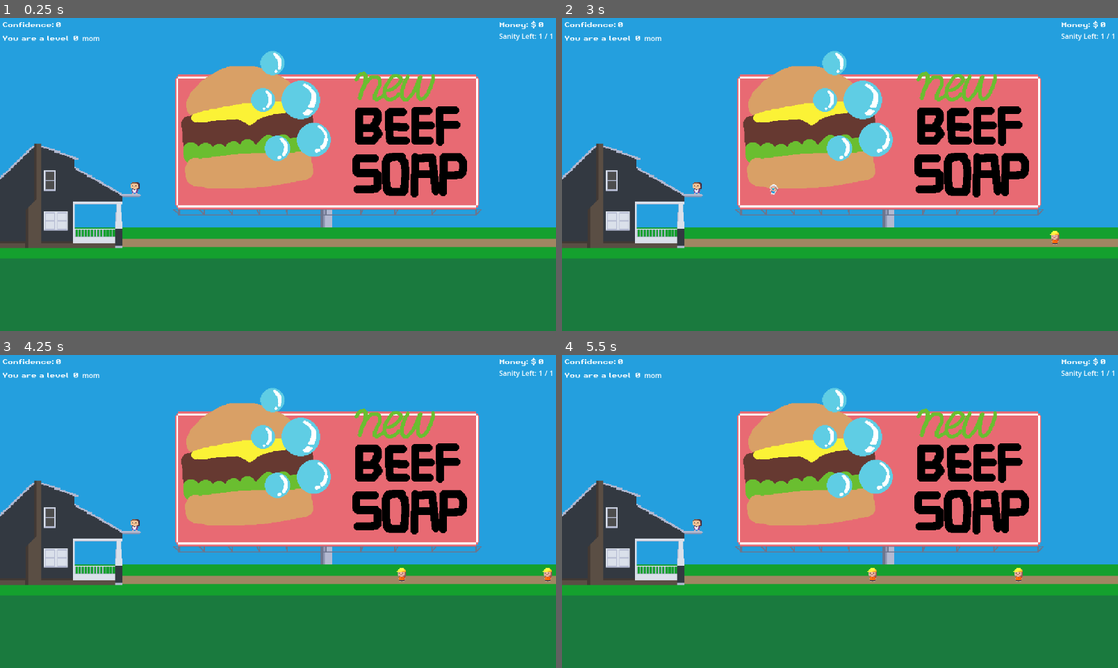
Above: before the commit, frames 1-4 (two rows, left to right).
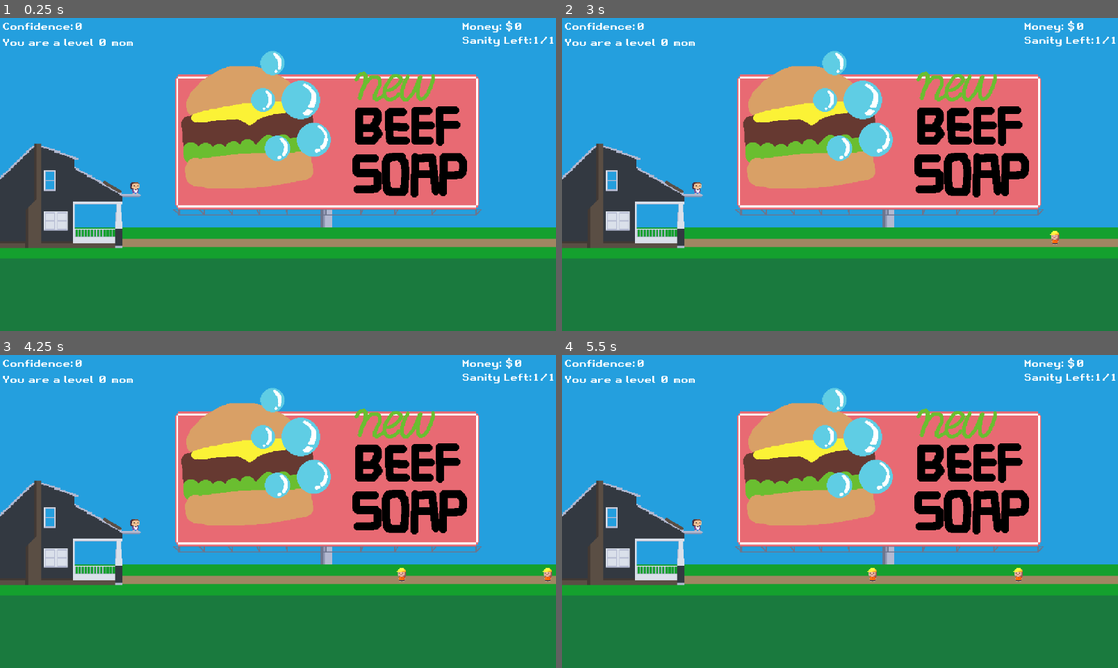
Above: after the commit, the same moments.

Repository: HypotheticalWhale/BabyThrowingSim
Game: Godot game, scene res://Scenes/Main.tscn
Two runs of this game, one before a commit and one after it. Both use one fixed random seed, a clock stepped at 60 frames per second and the inputs below.
Inputs (mouse positions are in pixels of both pictures, inside the frame that each line leads up to):
- Up to frame 1 (0.25 s): no input
- Up to frame 2 (3 s): click (578, 221) at 0.5 s; click (578, 221) at 1.25 s; click (578, 221) at 2 s; move the mouse to (962, 158) at 2.77 s; hold Space (shoot) from 2.78 s (still down)
- Up to frame 3 (4.25 s): move the mouse to (166, 527) at 3.52 s; release Space (shoot) at 3.53 s; tap Space (shoot) at 3.6 s
- Up to frame 4 (5.5 s): move the mouse to (895, 442) at 4.27 s; hold Space (shoot) 4.28-5.03 s; move the mouse to (812, 574) at 5.02 s; tap Space (shoot) at 5.1 s

The runs differ from the first frame. In frame 1, 1.1% of the frame differs, in the area x 0-100%, y 0-57%; in frame 2, 1.1%; in frame 3, 1.1%; in frame 4, 1.1%.

Commit message:
stuff... sorry future me

Diff:
--- a/Player/Player.tscn
+++ b/Player/Player.tscn
@@ -6,13 +6,93 @@
 [sub_resource type="CapsuleShape2D" id="CapsuleShape2D_okdm2"]
 height = 274.0
 
+[sub_resource type="Animation" id="Animation_l2hnj"]
+resource_name = "to_trapdoor"
+length = 0.5
+tracks/0/type = "value"
+tracks/0/imported = false
+tracks/0/enabled = true
+tracks/0/path = NodePath(".:position")
+tracks/0/interp = 1
+tracks/0/loop_wrap = true
+tracks/0/keys = {
+"times": PackedFloat32Array(0, 0.5),
+"transitions": PackedFloat32Array(1, 1),
+"update": 0,
+"values": [Vector2(183, 219), Vector2(120, 219)]
+}
+tracks/1/type = "value"
+tracks/1/imported = false
+tracks/1/enabled = true
+tracks/1/path = NodePath("Sprite:frame")
+tracks/1/interp = 1
+tracks/1/loop_wrap = true
+tracks/1/keys = {
+"times": PackedFloat32Array(0, 0.5),
+"transitions": PackedFloat32Array(1, 1),
+"update": 1,
+"values": [0, 1]
+}
+
+[sub_resource type="Animation" id="Animation_dsqn7"]
+length = 0.001
+tracks/0/type = "value"
+tracks/0/imported = false
+tracks/0/enabled = true
+tracks/0/path = NodePath(".:position")
+tracks/0/interp = 1
+tracks/0/loop_wrap = true
+tracks/0/keys = {
+"times": PackedFloat32Array(0),
+"transitions": PackedFloat32Array(1),
+"update": 0,
+"values": [Vector2(183, 219)]
+}
+tracks/1/type = "value"
+tracks/1/imported = false
+tracks/1/enabled = true
+tracks/1/path = NodePath("Sprite:frame")
+tracks/1/interp = 1
+tracks/1/loop_wrap = true
+tracks/1/keys = {
+"times": PackedFloat32Array(0),
+"transitions": PackedFloat32Array(1),
+"update": 1,
+"values": [2]
+}
+
+[sub_resource type="Animation" id="Animation_w7pcf"]
+resource_name = "to_interior"
+length = 0.2
+tracks/0/type = "value"
+tracks/0/imported = false
+tracks/0/enabled = true
+tracks/0/path = NodePath(".:position")
+tracks/0/interp = 1
+tracks/0/loop_wrap = true
+tracks/0/keys = {
+"times": PackedFloat32Array(0, 0.2),
+"transitions": PackedFloat32Array(1, 1),
+"update": 0,
+"values": [Vector2(40, 219), Vector2(60, 294)]
+}
+
+[sub_resource type="AnimationLibrary" id="AnimationLibrary_wydrd"]
+_data = {
+"RESET": SubResource("Animation_dsqn7"),
+"to_interior": SubResource("Animation_w7pcf"),
+"to_trapdoor": SubResource("Animation_l2hnj")
+}
+
 [node name="Player" type="Node2D"]
+position = Vector2(183, 219)
 script = ExtResource("1_ynasf")
 
 [node name="Sprite" type="Sprite2D" parent="."]
 texture = ExtResource("2_ofyms")
 hframes = 2
 vframes = 2
+frame = 2
 
 [node name="reload_timer" type="Timer" parent="."]
 one_shot = true
@@ -30,6 +110,11 @@
 [node name="ProjectilePos" type="Marker2D" parent="."]
 position = Vector2(16, 0)
 
+[node name="AnimationPlayer" type="AnimationPlayer" parent="."]
+libraries = {
+"": SubResource("AnimationLibrary_wydrd")
+}
+
 [connection signal="timeout" from="reload_timer" to="." method="_on_reload_timer_timeout"]
 [connection signal="body_entered" from="Hurtbox" to="." method="_on_hitbox_body_entered"]
 [connection signal="timeout" from="freeze_enemy_timer" to="." method="_on_freeze_enemy_timer_timeout"]
--- a/Scenes/Main.tscn
+++ b/Scenes/Main.tscn
@@ -12,16 +12,39 @@
 [ext_resource type="Texture2D" uid="uid://x44fejyn8kdg" path="res://assets/BeefSoapAd.png" id="4_onrnb"]
 [ext_resource type="Texture2D" uid="uid://c6wu4ks0moel7" path="res://assets/DamageRack.png" id="5_2vydq"]
 [ext_resource type="Texture2D" uid="uid://bimjbvl02s345" path="res://assets/PorchFacade.png" id="7_r06g6"]
+[ext_resource type="Texture2D" uid="uid://bxkb3tvqnnb7n" path="res://assets/Porch.png" id="7_tpx61"]
+[ext_resource type="Texture2D" uid="uid://4kjde4mrohju" path="res://assets/trapdoor.png" id="8_p06lc"]
 
 [node name="Main" type="Node2D"]
 script = ExtResource("1_64lo6")
 spawn_reg_dad = true
 
-[node name="Interior" type="Sprite2D" parent="."]
-position = Vector2(20, 276)
+[node name="PorchBackground" type="Sprite2D" parent="."]
+z_index = -2
+position = Vector2(411, 184)
+texture = ExtResource("4_h3b1c")
+
+[node name="Player" parent="." instance=ExtResource("1_jcchd")]
+
+[node name="Porch" type="Sprite2D" parent="."]
+position = Vector2(71, 230)
+texture = ExtResource("7_tpx61")
+
+[node name="PorchWall" type="Sprite2D" parent="Porch"]
+position = Vector2(-51, 34)
+texture = ExtResource("7_r06g6")
+
+[node name="Trapdoor" type="Sprite2D" parent="Porch"]
+position = Vector2(60, -24)
+texture = ExtResource("8_p06lc")
+offset = Vector2(16, 11)
+
+[node name="Interior" type="Sprite2D" parent="Porch"]
+z_index = -1
+position = Vector2(-51, 46)
 texture = ExtResource("2_8bhpa")
 
-[node name="PermaDamageButton" type="TextureButton" parent="Interior"]
+[node name="PermaDamageButton" type="TextureButton" parent="Porch/Interior"]
 offset_left = -56.0
 offset_top = -26.0
 offset_right = -16.0
@@ -29,18 +52,10 @@
 texture_normal = ExtResource("3_1ytwl")
 texture_pressed = ExtResource("4_0eyy7")
 
-[node name="PermaDamageIndicator" type="Sprite2D" parent="Interior"]
+[node name="PermaDamageIndicator" type="Sprite2D" parent="Porch/Interior"]
 position = Vector2(-39, 18)
 texture = ExtResource("5_2vydq")
 hframes = 4
-
-[node name="PorchBackground" type="Sprite2D" parent="."]
-position = Vector2(411, 184)
-texture = ExtResource("4_h3b1c")
-
-[node name="PorchWall" type="Sprite2D" parent="PorchBackground"]
-position = Vector2(-391, 80)
-texture = ExtResource("7_r06g6")
 
 [node name="Billboard" type="Sprite2D" parent="."]
 position = Vector2(491, 158)
@@ -50,9 +65,6 @@
 texture = ExtResource("4_onrnb")
 
 [node name="InGameOverlay" parent="." instance=ExtResource("2_tsnw5")]
-
-[node name="Player" parent="." instance=ExtResource("1_jcchd")]
-position = Vector2(183, 219)
 
 [node name="Camera2D" type="Camera2D" parent="."]
 position = Vector2(418, 195)
--- a/UI/InGameOverlay.tscn
+++ b/UI/InGameOverlay.tscn
@@ -33,12 +33,14 @@
 [node name="MoneyLabel" type="Label" parent="TopRightContainer/MarginContainer/MoneyContainer"]
 layout_mode = 2
 theme = ExtResource("1_5f5rg")
+theme_override_font_sizes/font_size = 22
 text = "Money: $"
 horizontal_alignment = 2
 
 [node name="CurrentMoney" type="Label" parent="TopRightContainer/MarginContainer/MoneyContainer"]
 layout_mode = 2
 theme = ExtResource("1_5f5rg")
+theme_override_font_sizes/font_size = 22
 script = ExtResource("1_058lx")
 
 [node name="HealthMargin" type="MarginContainer" parent="TopRightContainer"]
@@ -50,19 +52,27 @@
 
 [node name="HealthLabel" type="Label" parent="TopRightContainer/HealthMargin/HealthContainer"]
 layout_mode = 2
+theme = ExtResource("1_5f5rg")
+theme_override_font_sizes/font_size = 22
 text = "Sanity Left:"
 
 [node name="CurrentHealth" type="Label" parent="TopRightContainer/HealthMargin/HealthContainer"]
 layout_mode = 2
+theme = ExtResource("1_5f5rg")
+theme_override_font_sizes/font_size = 22
 text = "0"
 script = ExtResource("2_427qk")
 
 [node name="Label" type="Label" parent="TopRightContainer/HealthMargin/HealthContainer"]
 layout_mode = 2
+theme = ExtResource("1_5f5rg")
+theme_override_font_sizes/font_size = 22
 text = "/"
 
 [node name="MaxHealth" type="Label" parent="TopRightContainer/HealthMargin/HealthContainer"]
 layout_mode = 2
+theme = ExtResource("1_5f5rg")
+theme_override_font_sizes/font_size = 22
 text = "0"
 script = ExtResource("4_ovbsm")
 
@@ -84,11 +94,13 @@
 layout_mode = 2
 size_flags_horizontal = 0
 theme = ExtResource("1_5f5rg")
+theme_override_font_sizes/font_size = 22
 text = "Confidence:"
 
 [node name="CurrentExp" type="Label" parent="TopLeftContainer/ExpMargin/ExpContainer"]
 layout_mode = 2
 theme = ExtResource("1_5f5rg")
+theme_override_font_sizes/font_size = 22
 text = "0"
 script = ExtResource("1_l5nsb")
 
@@ -103,14 +115,18 @@
 [node name="LevelLabel" type="Label" parent="TopLeftContainer/LevelMargin/LevelContainer"]
 layout_mode = 2
 theme = ExtResource("1_5f5rg")
+theme_override_font_sizes/font_size = 22
 text = "You are a level "
 
 [node name="CurrentLevel" type="Label" parent="TopLeftContainer/LevelMargin/LevelContainer"]
 layout_mode = 2
 theme = ExtResource("1_5f5rg")
+theme_override_font_sizes/font_size = 22
 script = ExtResource("4_4y85q")
 
 [node name="LevelLabel2" type="Label" parent="TopLeftContainer/LevelMargin/LevelContainer"]
 layout_mode = 2
+theme = ExtResource("1_5f5rg")
+theme_override_font_sizes/font_size = 22
 text = " mom
 "
--- a/UI/SceneManager.gd
+++ b/UI/SceneManager.gd
@@ -5,6 +5,16 @@
 	var camera = get_tree().current_scene.get_node("Camera2D")
 
 	if old_scene == "combat" and new_scene == "interior":
+		var trapdoor_tween = get_tree().create_tween()
+		var trapdoor = get_tree().current_scene.get_node("Porch/Trapdoor")
+		await trapdoor_tween.tween_property(trapdoor, "rotation_degrees", -125, 0.5).finished
+
+		var player = get_tree().current_scene.get_node("Player")
+		player.get_node("AnimationPlayer").play("to_trapdoor")
+		await player.get_node("AnimationPlayer").animation_finished
+		player.get_node("AnimationPlayer").play("to_interior")
+		await player.get_node("AnimationPlayer").animation_finished
+
 		var camera_movement_tween = get_tree().create_tween()
 		var new_camera_position = get_tree().current_scene.get_node("InteriorCameraMarker").global_position
 		var camera_movement_duration = 1
@@ -15,7 +25,7 @@
 		camera_zoom_tween.tween_property(camera, "zoom", new_camera_zoom, camera_movement_duration)
 
 		var porch_wall_transparency_tween = get_tree().create_tween()
-		var porch_wall = get_tree().current_scene.get_node("PorchBackground/PorchWall")
+		var porch_wall = get_tree().current_scene.get_node("Porch/PorchWall")
 		var porch_wall_final_modulate = Color(1, 1, 1, 0.2)
 
 		porch_wall_transparency_tween.tween_property(
@@ -23,4 +33,4 @@
 			"modulate",
 			porch_wall_final_modulate,
 			camera_movement_duration
-			)
+		)
Not shown: 1 places in Player/Player.tscn that only renumber resources
Not shown: 1 places in Scenes/Main.tscn that only renumber resources
Binary file added: assets/Porch.png
Not shown, added: assets/Porch.png.import
Binary file changed: assets/PorchBackground.png
Binary file added: assets/trapdoor.png
Not shown, added: assets/trapdoor.png.import
